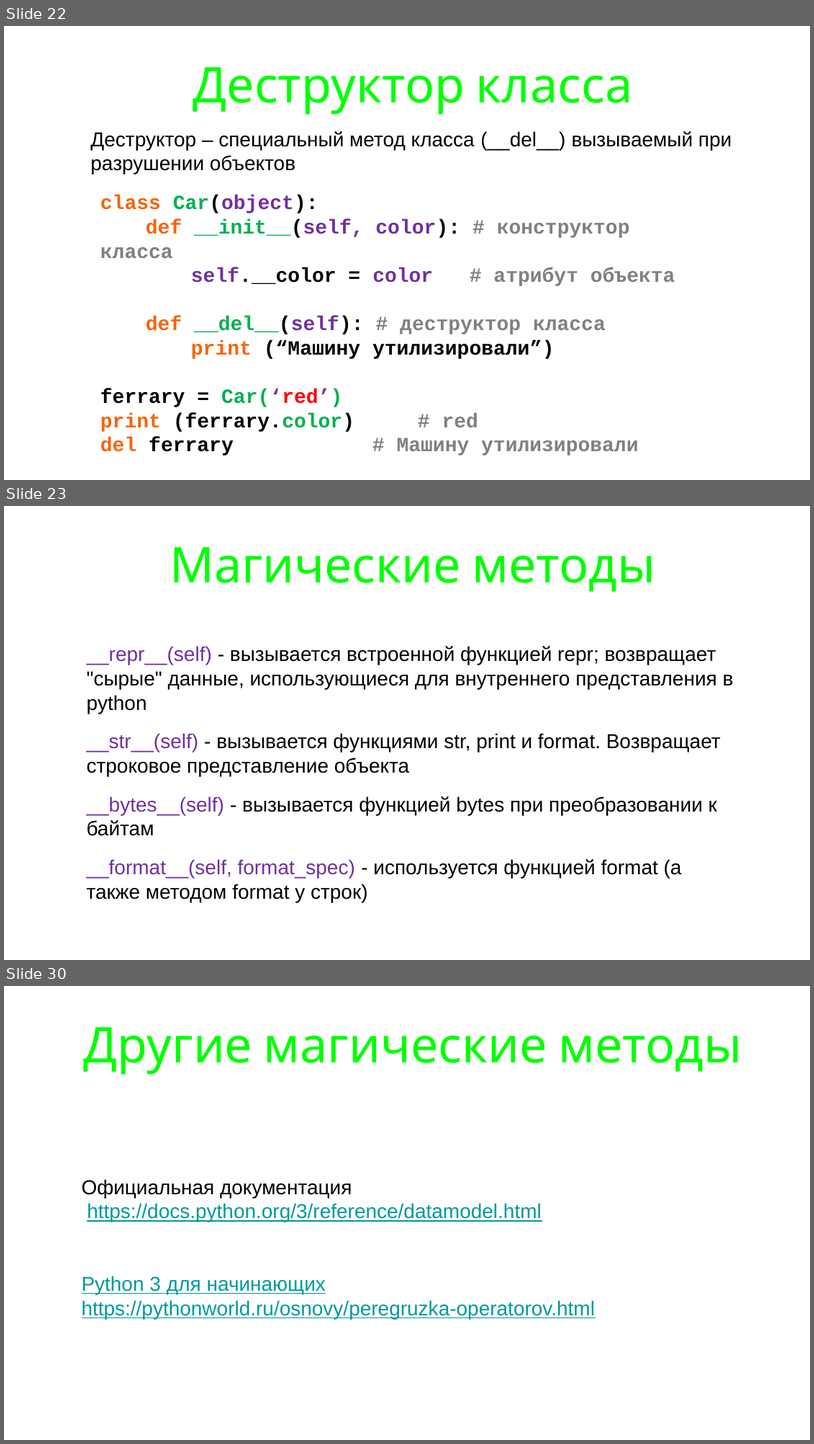
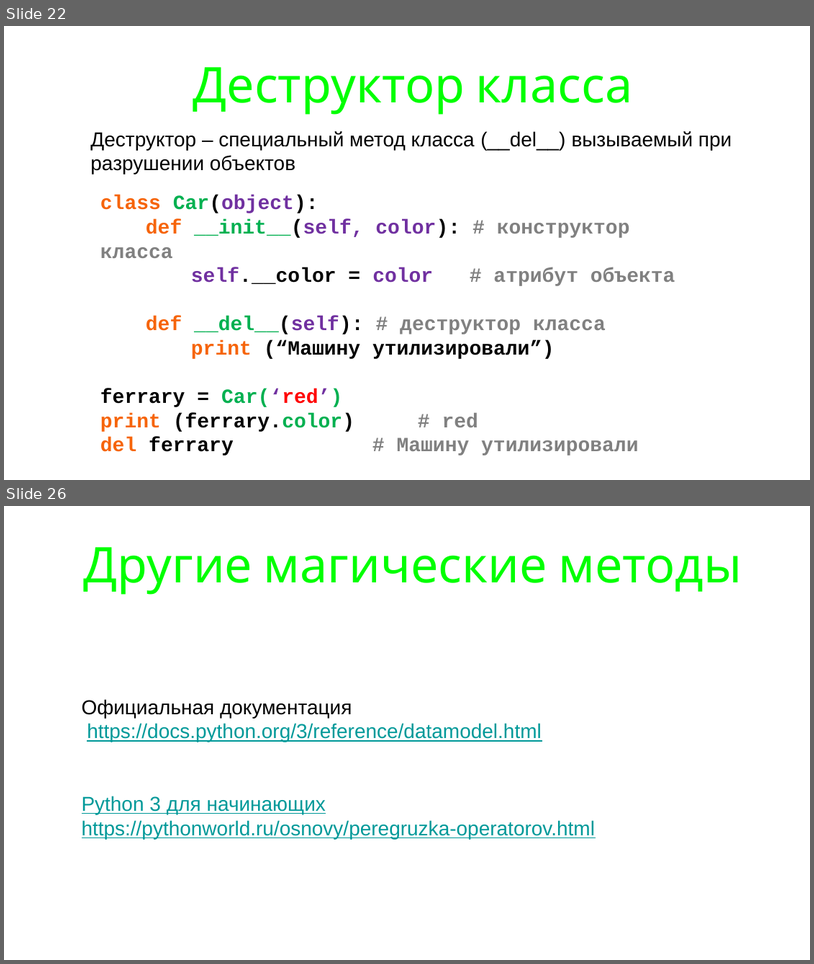
Before and after one commit to maxchv/LearnPython, a slide deck: week08/oop.pptx. Shown one above the other, each under a label of ours: slides 22, 23 and 30 before the commit, slides 22 and 26 after it; the slides between them are not shown. The pictures are 814x1444 and 814x964 pixels, drawn with LibreOffice and Linux fonts; fonts in the diff are those of the drawing. Boxes give left, top, right and bottom in pixels: in the first picture for what was removed or moved away, otherwise in the second. Text is boxed around its words. In the diff, an @@ line names an element or a change of style, - is before the commit and + after.

```diff
--- a/week08/oop.pptx
+++ b/week08/oop.pptx
@@ slide 23 removed at <box>4,506,810,960</box>, background #FFFFFF @@
@@ title removed at <box>170,547,656,592</box> @@
-Магические методы
@@ text removed at <box>87,646,734,902</box> @@
-__repr__(self) - вызывается встроенной функцией repr; возвращает "сырые" данные, использующиеся для внутреннего представления в python
-__str__(self) - вызывается функциями str, print и format. Возвращает строковое представление объекта
-__bytes__(self) - вызывается функцией bytes при преобразовании к байтам
-__format__(self, format_spec) - используется функцией format (а также методом format у строк)
@@ what was slide 30 is now slide 26 @@
```
Also in this commit, not shown: 1 slide changed, 3 slides added, 6 other slides removed, 5 other files.
